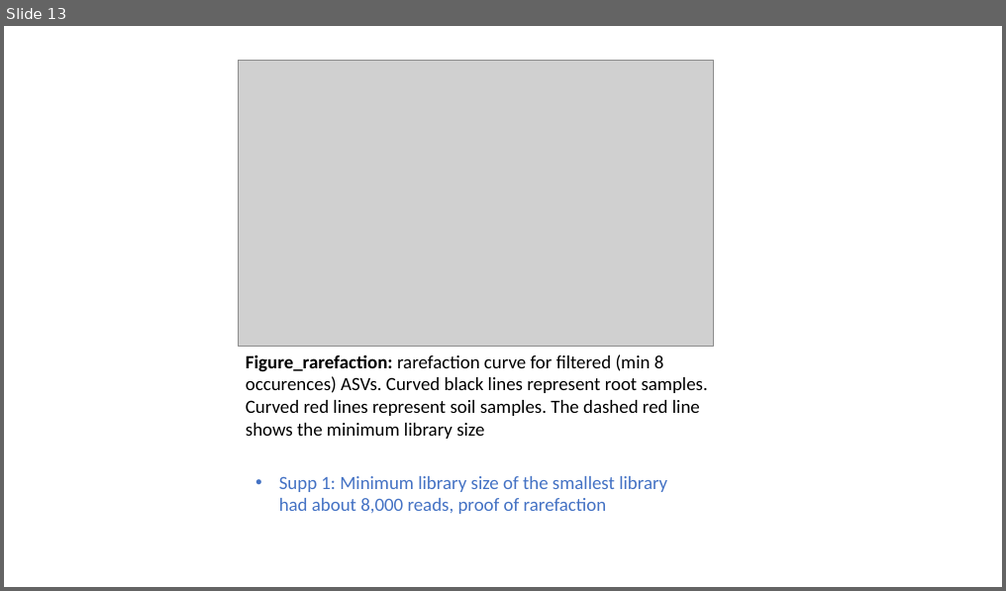
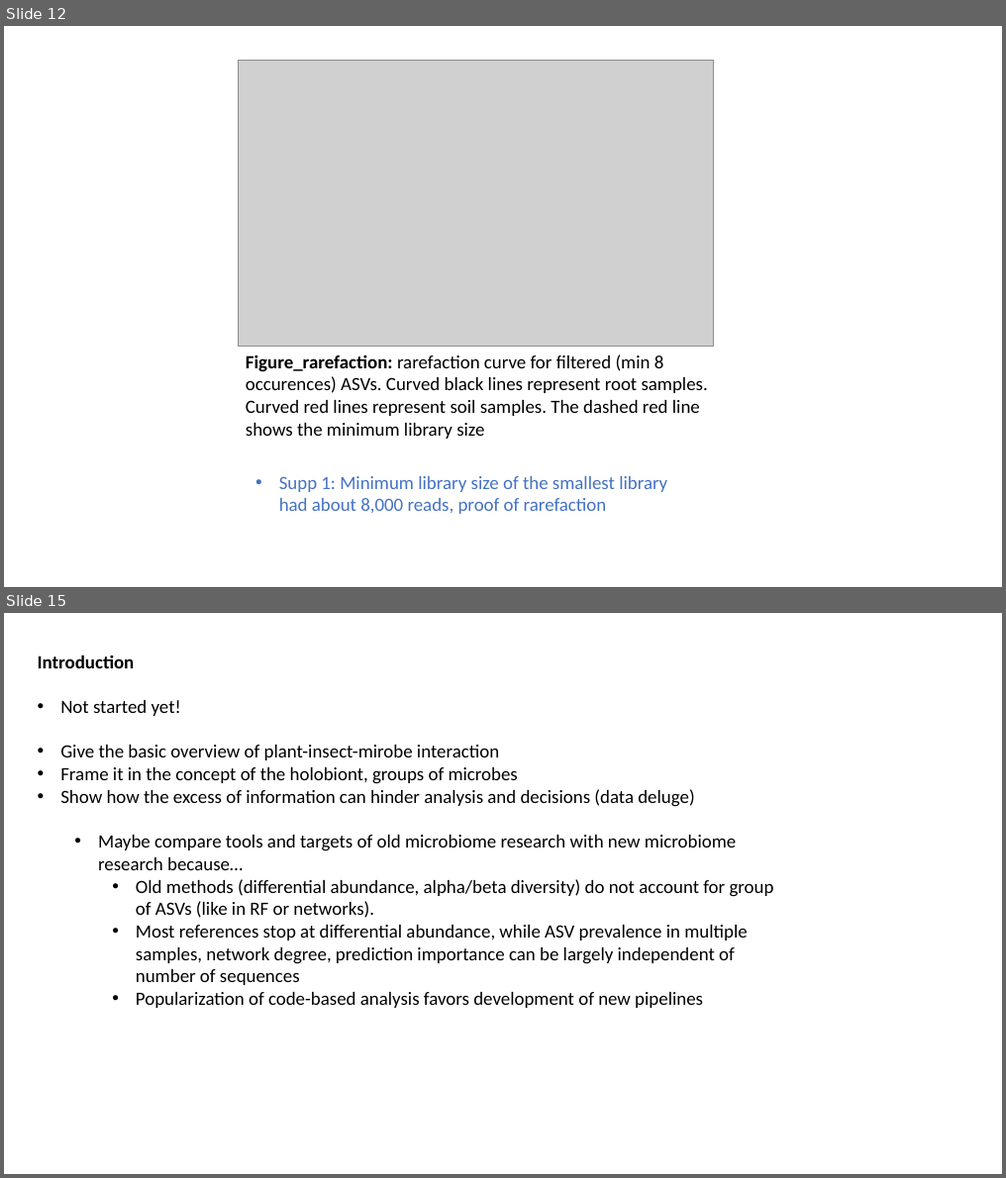
Before and after one commit to PedroBeschoren/Beschoren_Aragon_etal_2024, a slide deck: Docs/Story_shaping.pptx. Shown one above the other, each under a label of ours: slide 13 before the commit, slides 12 and 15 after it; the slides between them are not shown. The pictures are 1006x591 and 1006x1178 pixels, drawn with LibreOffice and Linux fonts; fonts in the diff are those of the drawing; grey boxes stand for pictures. Boxes give left, top, right and bottom in pixels: in the first picture for what was removed or moved away, otherwise in the second. Text is boxed around its words. In the diff, an @@ line names an element or a change of style, - is before the commit and + after.

```diff
--- a/Docs/Story_shaping.pptx
+++ b/Docs/Story_shaping.pptx
@@ slide 15 added at (x1=4, y1=613, x2=1002, y2=1174), background #FFFFFF @@
@@ text added at (x1=38, y1=655, x2=774, y2=1008), 18 pt, text #000000 @@
+Introduction
+• Not started yet!
+• Give the basic overview of plant-insect-mirobe interaction
+• Frame it in the concept of the holobiont, groups of microbes
+• Show how the excess of information can hinder analysis and decisions (data deluge)
+  • Maybe compare tools and targets of old microbiome research with new microbiome research because…
+    • Old methods (differential abundance, alpha/beta diversity) do not account for group of ASVs (like in RF or networks).
+    • Most references stop at differential abundance, while ASV prevalence in multiple samples, network degree, prediction importance can be largely independent of number of sequences
+    • Popularization of code-based analysis favors development of new pipelines
@@ what was slide 13 is now slide 12 @@
```
Also in this commit, not shown: 6 other slides added, 4 slides removed, 4 other files.
